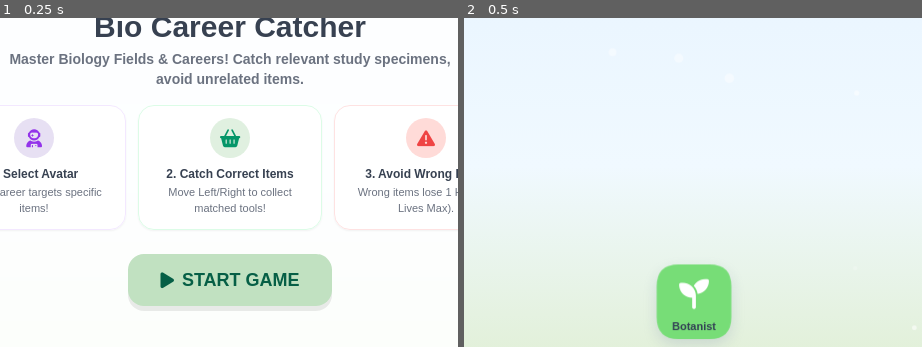
Above: before the commit, frames 1-2 (left to right).
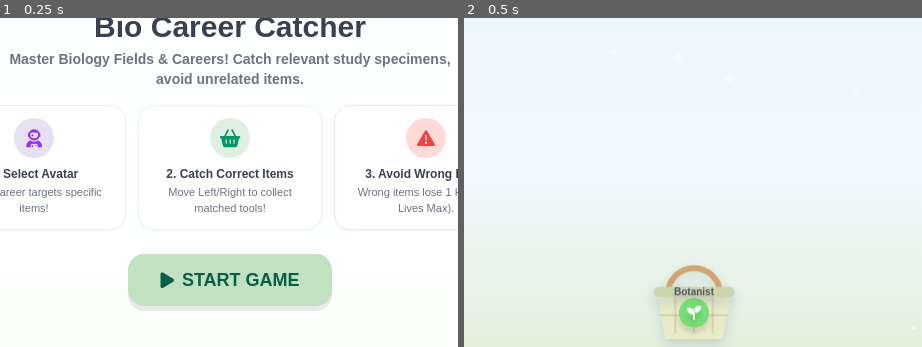
Above: after the commit, the same moments.

Repository: karleeshasha-afk/my-biology-minigame
Game: browser game, page form 4/chapter 1/bio_catch_collect.html
Same seed, same stepped clock (60 frames per second), same inputs: the game is played once before the commit and once after it.
Inputs:
- Up to frame 1 (0.25 s): no input
- Up to frame 2 (0.5 s): click "START GAME" at 0.27 s
The pictures show only the part of the screen within x 25-75%, y 37-87%; the shares and areas given below are measured in that part.

Frame 1 is identical in both runs. In frame 2, 3.2% of the frame differs, in the area x 41-59%, y 74-98%.

Commit message:
Add files via upload

Diff:
--- a/form 4/chapter 1/bio_catch_collect.html
+++ b/form 4/chapter 1/bio_catch_collect.html
@@ -803,40 +803,76 @@
         function drawPlayer() {
             const rData = ROUNDS_DATA[currentRoundIdx];
 
-            // Outer Glow & Shadow
             ctx.save();
-            ctx.shadowColor = 'rgba(148, 163, 184, 0.3)';
-            ctx.shadowBlur = 14;
+            ctx.shadowColor = 'rgba(148, 163, 184, 0.35)';
+            ctx.shadowBlur = 12;
             ctx.shadowOffsetY = 6;
 
-            // Avatar Container (Soft Rounded Pastel Box)
-            ctx.fillStyle = rData.avatarColor;
-            const radius = 22;
+            const bx = player.x;
+            const by = player.y;
+            const bw = player.width;
+            const bh = player.height;
+
+            // 1. Draw Basket Handle (Arc at the top)
             ctx.beginPath();
-            ctx.moveTo(player.x + radius, player.y);
-            ctx.lineTo(player.x + player.width - radius, player.y);
-            ctx.quadraticCurveTo(player.x + player.width, player.y, player.x + player.width, player.y + radius);
-            ctx.lineTo(player.x + player.width, player.y + player.height - radius);
-            ctx.quadraticCurveTo(player.x + player.width, player.y + player.height, player.x + player.width - radius, player.y + player.height);
-            ctx.lineTo(player.x + radius, player.y + player.height);
-            ctx.quadraticCurveTo(player.x, player.y + player.height, player.x, player.y + player.height - radius);
-            ctx.lineTo(player.x, player.y + radius);
-            ctx.quadraticCurveTo(player.x, player.y, player.x + radius, player.y);
+            ctx.lineWidth = 6;
+            ctx.strokeStyle = '#D4A373'; // Pastel wooden brown
+            ctx.arc(bx + bw / 2, by + bh * 0.4, bw * 0.35, Math.PI, 0, false);
+            ctx.stroke();
+
+            // 2. Basket Body (Trapezoid shape)
+            ctx.fillStyle = '#E9EDC9'; // Warm pastel basket weave background
+            ctx.beginPath();
+            ctx.moveTo(bx, by + bh * 0.35);
+            ctx.lineTo(bx + bw, by + bh * 0.35);
+            ctx.lineTo(bx + bw * 0.88, by + bh);
+            ctx.lineTo(bx + bw * 0.12, by + bh);
             ctx.closePath();
             ctx.fill();
-            ctx.restore();
-
-            // Inner Badge Icon Text
+
+            // Basket Rim (Top Edge)
+            ctx.fillStyle = '#CCD5AE';
+            ctx.beginPath();
+            ctx.roundRect(bx - 3, by + bh * 0.3, bw + 6, bh * 0.14, 6);
+            ctx.fill();
+
+            // 3. Basket Weave Lines Effect
+            ctx.strokeStyle = 'rgba(166, 138, 100, 0.25)';
+            ctx.lineWidth = 2;
+            // Vertical weave lines
+            for (let i = 1; i <= 3; i++) {
+                ctx.beginPath();
+                ctx.moveTo(bx + (bw / 4) * i, by + bh * 0.44);
+                ctx.lineTo(bx + (bw / 4) * i, by + bh * 0.92);
+                ctx.stroke();
+            }
+            // Horizontal weave line
+            ctx.beginPath();
+            ctx.moveTo(bx + bw * 0.05, by + bh * 0.68);
+            ctx.lineTo(bx + bw * 0.95, by + bh * 0.68);
+            ctx.stroke();
+
+            // 4. Biology Career Badge on the front of the Basket
+            ctx.shadowColor = 'rgba(0, 0, 0, 0.1)';
+            ctx.shadowBlur = 4;
+            ctx.fillStyle = rData.avatarColor;
+            ctx.beginPath();
+            ctx.arc(bx + bw / 2, by + bh * 0.65, 15, 0, Math.PI * 2);
+            ctx.fill();
+
+            // Career Badge Icon
             ctx.fillStyle = '#FFFFFF';
-            ctx.font = '900 30px "Font Awesome 6 Free"';
+            ctx.font = '900 14px "Font Awesome 6 Free"';
             ctx.textAlign = 'center';
             ctx.textBaseline = 'middle';
-            ctx.fillText(getIconUnicode(rData.avatarIcon), player.x + player.width / 2, player.y + player.height / 2 - 8);
-
-            // Career Label Banner
-            ctx.fillStyle = '#334155';
-            ctx.font = 'bold 11px "Fredoka", sans-serif';
-            ctx.fillText(rData.career, player.x + player.width / 2, player.y + player.height - 12);
+            ctx.fillText(getIconUnicode(rData.avatarIcon), bx + bw / 2, by + bh * 0.65);
+
+            // Career Name Label on Basket Rim
+            ctx.fillStyle = '#4A5568';
+            ctx.font = '900 10px "Fredoka", sans-serif';
+            ctx.fillText(rData.career, bx + bw / 2, by + bh * 0.37);
+
+            ctx.restore();
         }
 
         function drawItem(item, renderX) {
